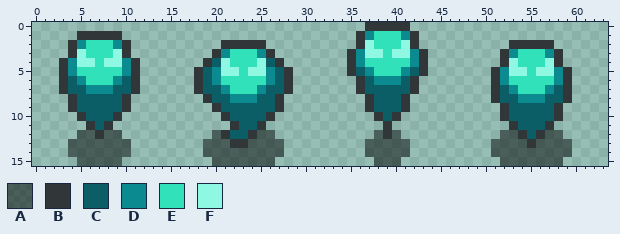
Pixel-art sprite, stored at static/textures/enemy.png. That is the earlier state.
The file is 64x16 pixels.
Palette (. is transparent): A #00000080  B #313638  C #0b5e65  D #0b8a8f  E #30e1b9  F #8ff8e2
Pixels before, first column x 3:
 0 ..................................BBBBB..................
 1 ..BBBBB..........................BDEEEDB.................
 2 .BDEEEDB..........BBBBB..........BFEEEFB..........BBBBB..
 3 .BFEEEFB.........BDEEEDB........BDFFEFFDB........BDEEEDB.
 4 BDFFEFFDB.......BCFEEEFCB.......BDEEEEEDB........BFEEEFB.
 5 BDEEEEEDB......BCDFFEFFDCB......BCDEEEDCB.......BDFFEFFDB
 6 BCDEEEDCB......BCDEEEEEDCB.......BCDDDCB........BDEEEEEDB
 7 BCCDDDCCB......BCCDEEEDCCB.......BCCCCCB........BCDEEEDCB
 8 .BCCCCCB........BCCDDDCCB.........BCCCB.........BCCDDDCCB
 9 .BCCCCCB.........BCCCCCCB.........BCCCB..........BCCCCCB.
10 ..BCCCB...........BCCCCB...........BCB...........BCCCCCB.
11 ...BCB.............BCCB.............B.............BCCCB..
12 ..AABAA..........ABCCBAA...........ABA...........AABCBAA.
13 .AAAAAAA........AAABBAAAA.........AAAAA.........AAAABAAAA
14 .AAAAAAA........AAAAAAAAA.........AAAAA.........AAAAAAAAA
15 ..AAAAA..........AAAAAAA...........AAA...........AAAAAAA.
Once edited:
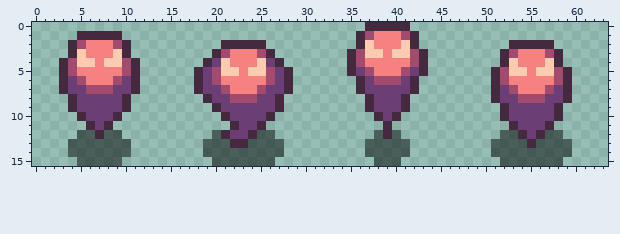
Edits made:
Colour B changes from #313638 to #45293f.
Colour C changes from #0b5e65 to #6b3e75.
Colour D changes from #0b8a8f to #a24b6f.
Colour E changes from #30e1b9 to #f68181.
Colour F changes from #8ff8e2 to #fdcbb0.
Pixel boxes of the changes (left, top, right, bottom) in both pictures:
changed: (347, 22, 428, 139)
changed: (59, 31, 140, 139)
changed: (194, 40, 293, 148)
changed: (491, 40, 572, 148)
